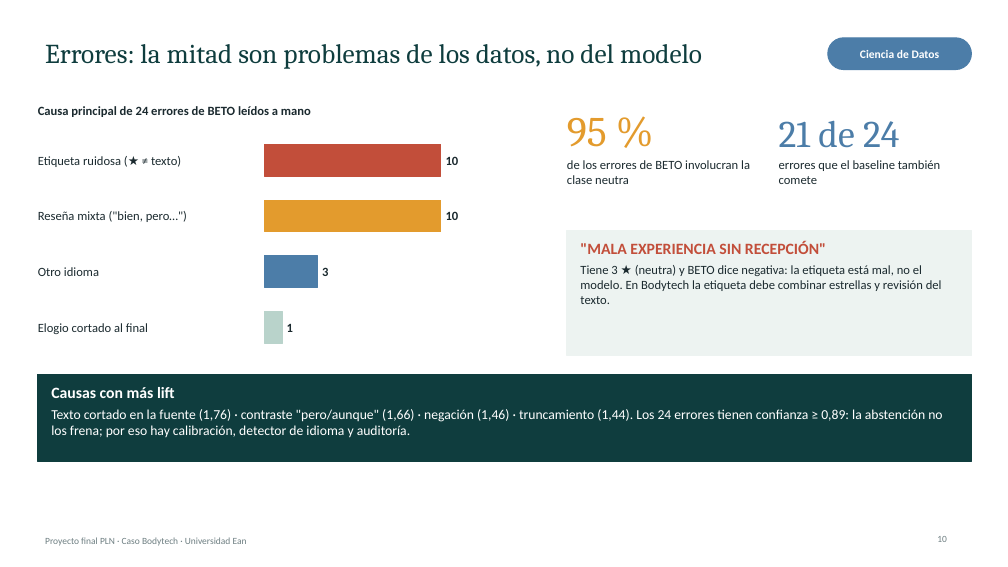
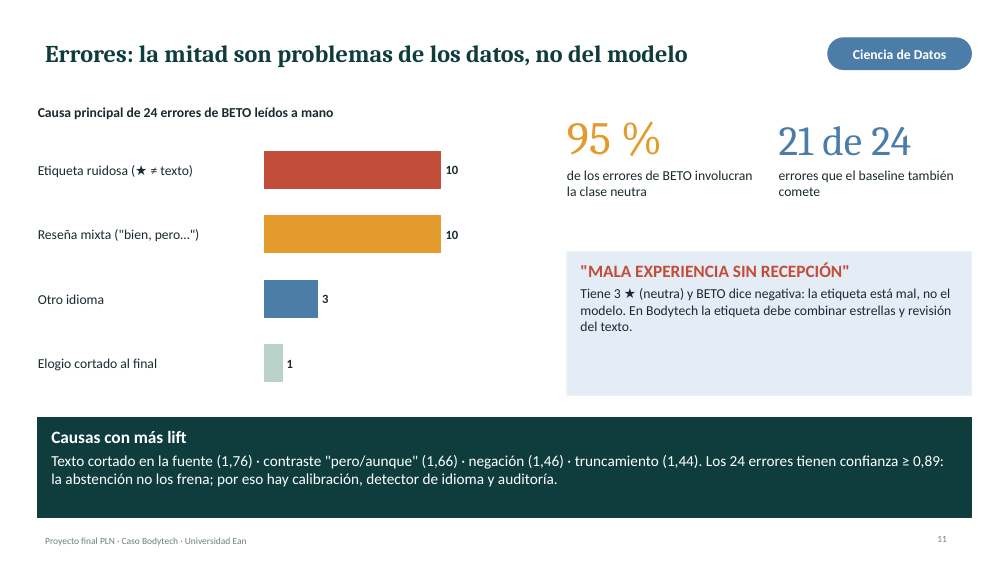
Before and after one commit to josephsbatista/proyecto-pln-bodytech, a slide deck: slide 11 of entregables/Presentacion_Final.pptx (slide 10 before the commit). Drawn at 1008x567 pixels with LibreOffice and Linux fonts; fonts in the diff are those of the drawing. Boxes give left, top, right and bottom in pixels: in the first picture for what was removed or moved away, otherwise in the second. Text is boxed around its words. In the diff, an @@ line names an element or a change of style, - is before the commit and + after.

```diff
--- a/entregables/Presentacion_Final.pptx
+++ b/entregables/Presentacion_Final.pptx
@@ title "Errores: la mitad son problemas ..." at [45,45,688,67]: size 26 to 23 pt, bold on @@
@@ text "Ciencia de Datos" at [853,49,947,59]: size 11 to 13 pt @@
@@ text "95 %" at [567,123,611,155]: size 40 to 44 pt @@
@@ text "21 de 24" at [779,126,911,156]: size 36 to 39.5 pt @@
@@ text "10": place and size @@
-text "10" at [446,156,459,165]
+text "10" at [446,165,459,174]
@@ rectangle: place and size @@
-rectangle at [265,144,441,176]
+rectangle at [265,151,441,188]
@@ text "de los errores de BETO ...": place and size @@
-text "de los errores de BETO ..." at [567,160,750,184]
+text "de los errores de BETO ..." at [567,170,752,196]
@@ text "errores que el baseline también ...": place and size @@
-text "errores que el baseline también ..." at [779,160,940,184]
+text "errores que el baseline también ..." at [779,170,954,196]
@@ text "Reseña mixta ("bien, pero…")": place and size @@
-text "Reseña mixta ("bien, pero…")" at [38,211,187,222]
+text "Reseña mixta ("bien, pero…")" at [38,229,200,242]
@@ text "10": place and size @@
-text "10" at [446,211,459,220]
+text "10" at [446,230,459,239]
@@ rectangle: place and size @@
-rectangle at [265,200,441,232]
+rectangle at [265,216,441,253]
@@ text "Otro idioma": place and size @@
-text "Otro idioma" at [38,267,99,276]
+text "Otro idioma" at [38,294,104,304]
@@ text "3": place and size @@
-text "3" at [322,267,328,276]
+text "3" at [322,294,328,303]
@@ rectangle: place and size @@
-rectangle at [567,231,972,355]
+rectangle at [567,251,972,395]
@@ rectangle at [567,251,972,395]: fill #EDF3F1 to #E4EDF6 @@
@@ text ""MALA EXPERIENCIA SIN RECEPCIÓN"": place and size @@
-text ""MALA EXPERIENCIA SIN RECEPCIÓN"" at [580,240,942,304]
+text ""MALA EXPERIENCIA SIN RECEPCIÓN"" at [580,263,951,331]
@@ text ""MALA EXPERIENCIA SIN RECEPCIÓN"" at [580,263,951,331]: size 15 to 16.5 pt in ""MALA EXPERIENCIA SIN RECEPCIÓN""; size 12 to 13 pt in "Tiene 3 ★ (neutra) y BETO dice ..." @@
@@ rectangle: place and size @@
-rectangle at [265,256,318,287]
+rectangle at [265,281,318,318]
@@ size 12 to 13 pt in 7 elements at [38,107,333,119], [38,165,193,178], [567,170,752,196], [779,170,954,196], [38,229,200,242], [38,294,104,304], [38,358,157,371] @@
@@ text "Elogio cortado al final": place and size @@
-text "Elogio cortado al final" at [38,323,148,334]
+text "Elogio cortado al final" at [38,358,157,371]
@@ rectangle: place and size @@
-rectangle at [265,312,282,343]
+rectangle at [265,345,282,382]
@@ text "1": place and size @@
-text "1" at [287,324,293,332]
+text "1" at [287,360,293,368]
@@ rectangle: place and size @@
-rectangle at [38,374,972,461]
+rectangle at [38,417,972,518]
@@ text "Causas con más lift": place and size @@
-text "Causas con más lift" at [51,387,942,438]
+text "Causas con más lift" at [51,431,944,487]
@@ text "Causas con más lift" at [51,431,944,487]: size 15 to 16.5 pt in "Causas con más lift"; size 13 to 14.5 pt @@
@@ page number at [937,536,947,542]: text changed @@
-10
+11
```
Also in this commit, not shown: 15 other slides changed, 1 slide added, 6 other files.
